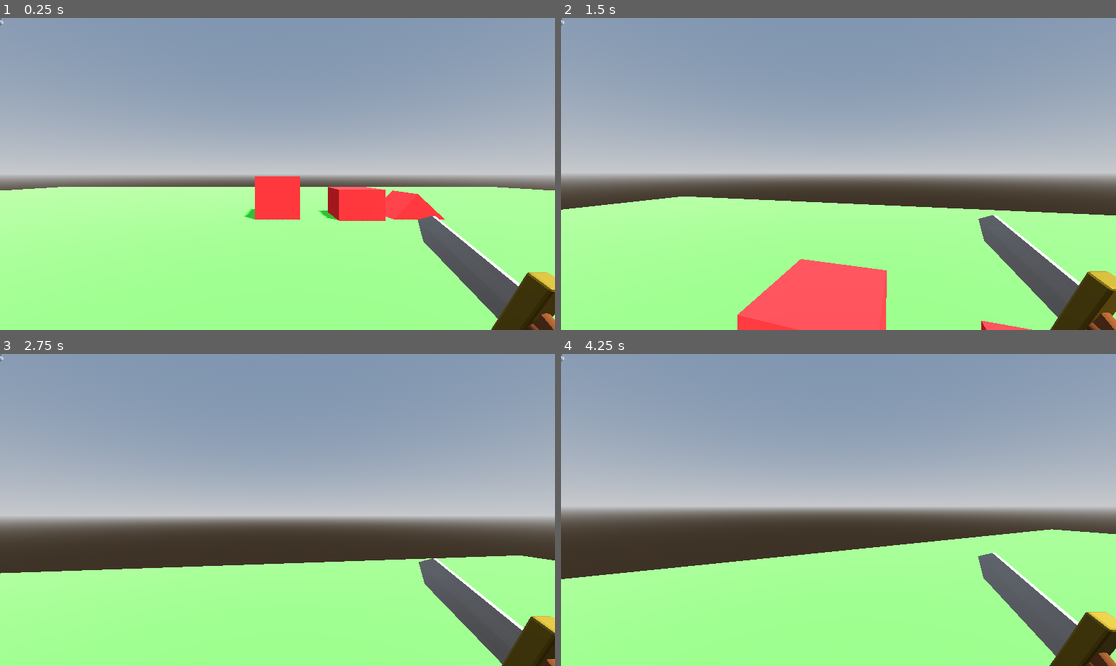
Above: before the commit, frames 1-4 (two rows, left to right).
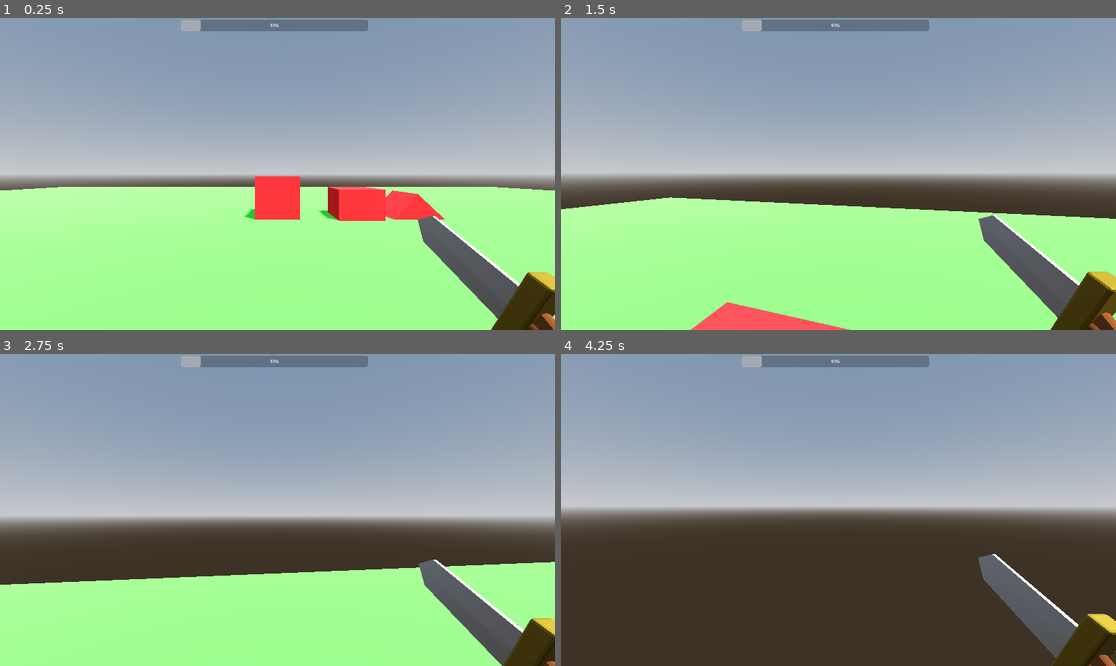
Above: after the commit, the same moments.

Repository: MrDragonMister/Raid_And_Rescue
Game: Godot game, scene res://scenes/world.tscn
Same seed, same stepped clock (60 frames per second), same inputs: the game is played once before the commit and once after it.
Inputs (mouse positions are in pixels of both pictures, inside the frame that each line leads up to):
- Up to frame 1 (0.25 s): no input
- Up to frame 2 (1.5 s): tap Enter at 0.5 s; move the mouse to (866, 174) at 0.52 s; hold Space (jump) 0.53-1.28 s; hold W (move_forwards) from 0.53 s (still down); move the mouse to (810, 174) at 1.27 s; tap Shift (crouch) at 1.35 s
- Up to frame 3 (2.75 s): keep holding W (move_forwards); tap Space (jump) at 1.52, 1.55, 1.82 s; move the mouse to (288, 503) at 2.02 s; hold Space (jump) from 2.03 s (still down)
- Up to frame 4 (4.25 s): keep holding W (move_forwards); move the mouse to (832, 516) at 2.77 s; release Space (jump) at 2.78 s; tap Shift (crouch) at 2.85 s; tap Space (jump) at 3.02, 3.05, 3.32 s; move the mouse to (877, 513) at 3.52 s; hold Space (jump) from 3.53 s (still down)

The runs differ from the first frame. In frame 1, 1.2% of the frame differs, in the area x 0-67%, y 0-5%; in frame 2, 6.8%; in frame 3, 4.5%; in frame 4, 35%, in the area x 0-100%, y 0-100%.

Commit message:
added jump acceleration

Diff:
--- a/scenes/world.tscn
+++ b/scenes/world.tscn
@@ -1,10 +1,11 @@
-[gd_scene load_steps=20 format=4 uid="uid://ddcceg5jprxfy"]
+[gd_scene load_steps=21 format=4 uid="uid://ddcceg5jprxfy"]
 
 [ext_resource type="Script" path="res://scripts/game_manager.gd" id="1_6oyjt"]
 [ext_resource type="PackedScene" uid="uid://c4uk6bgfdo1jq" path="res://scenes/player.tscn" id="2_7s55m"]
 [ext_resource type="Script" path="res://scripts/player.gd" id="3_bx532"]
 [ext_resource type="PackedScene" uid="uid://cny8rnjsf4uw5" path="res://scenes/enemy.tscn" id="4_pccng"]
 [ext_resource type="ArrayMesh" uid="uid://dwqs16ln38cmi" path="res://assets/Axeversion3.obj" id="5_sjbiw"]
+[ext_resource type="Script" path="res://scripts/health_bar.gd" id="6_uyi58"]
 
 [sub_resource type="ProceduralSkyMaterial" id="ProceduralSkyMaterial_ij0ug"]
 sky_horizon_color = Color(0.64625, 0.65575, 0.67075, 1)
@@ -156,5 +157,8 @@
 
 [node name="health_bar" type="ProgressBar" parent="Control"]
 layout_mode = 0
-offset_right = 4.0
-offset_bottom = 27.0
+offset_left = 626.0
+offset_top = 6.0
+offset_right = 1273.0
+offset_bottom = 45.0
+script = ExtResource("6_uyi58")
--- a/scripts/Player.gd
+++ b/scripts/Player.gd
@@ -5,6 +5,7 @@
 const JUMP_VELOCITY = 6
 const SENSITIVITY = 0.003
 const AIR_SPEED = 5
+const JUMP_XZ_ACCELERATION = 1.2
 
 #headbob variables
 const BOB_FREQ = 2.0
@@ -121,10 +122,6 @@
 	if not is_on_floor():
 		velocity += get_gravity() * delta * 2
 
-	# Handle jump.
-	if Input.is_action_pressed("jump") and is_on_floor() and not active_camera == cameraf:
-		velocity.y = JUMP_VELOCITY
-
 	# Get the input direction and handle the movement/deceleration.
 	var input_dir: Vector2 = Input.get_vector("move_left", "move_right", "move_forwards", "move_backwards")
 	var direction: Vector3 = (player.transform.basis * Vector3(input_dir.x, 0, input_dir.y)).normalized()
@@ -142,6 +139,13 @@
 				velocity.x = move_toward(velocity.x, 0, SPEED)
 				velocity.z = move_toward(velocity.z, 0, SPEED)
 
+	# Handle jump.
+	if Input.is_action_pressed("jump") and is_on_floor() and not active_camera == cameraf:
+		velocity.y = JUMP_VELOCITY
+
+		velocity.x *= JUMP_XZ_ACCELERATION
+		velocity.z *= JUMP_XZ_ACCELERATION
+
 	move_and_slide()
 	#head bob
 	t_bob += delta * velocity.length() * float(is_on_floor())
--- a/scripts/game_manager.gd
+++ b/scripts/game_manager.gd
@@ -1,7 +1,6 @@
 extends Node
 
-@onready var health_bar = $"../Control/health_bar"
-
-var health = 10
-
-#set_show_percentage(value)
+func _ready():
+	var health_bar = $"../Control/health_bar"
+	var health = 10
+	health_bar.set_value(health)
--- /dev/null
+++ b/scripts/health_bar.gd
@@ -0,0 +1,3 @@
+extends ProgressBar
+
+#ProgressBar.set_value(50)
